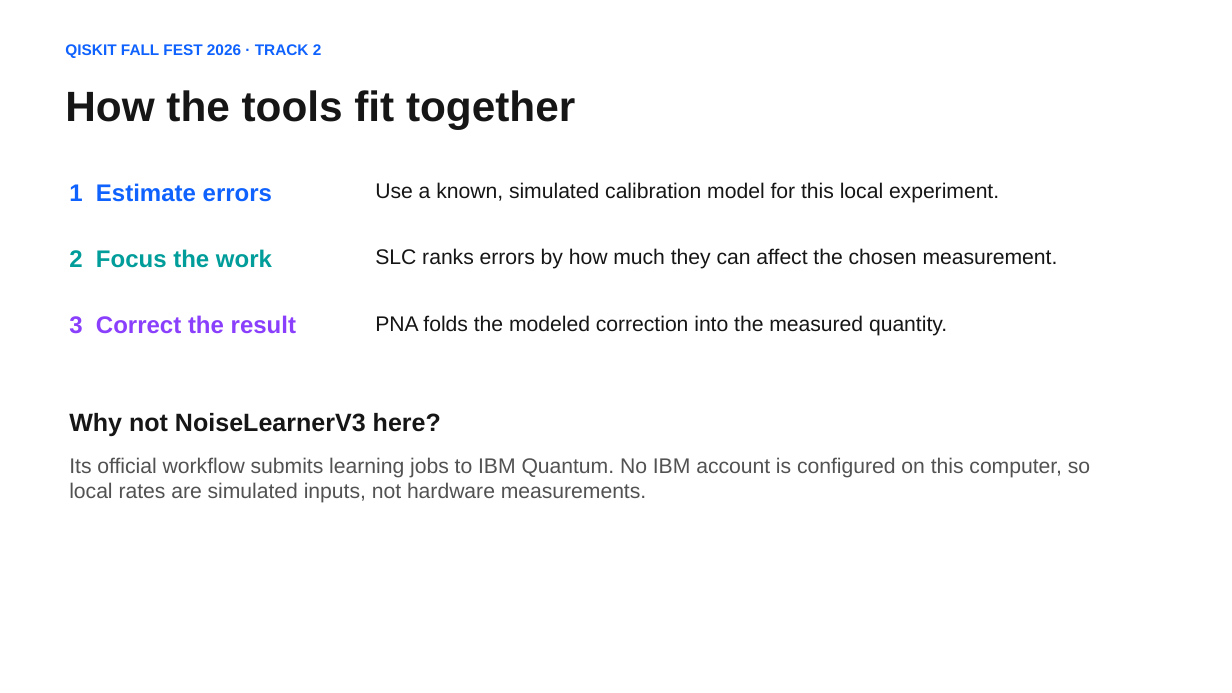
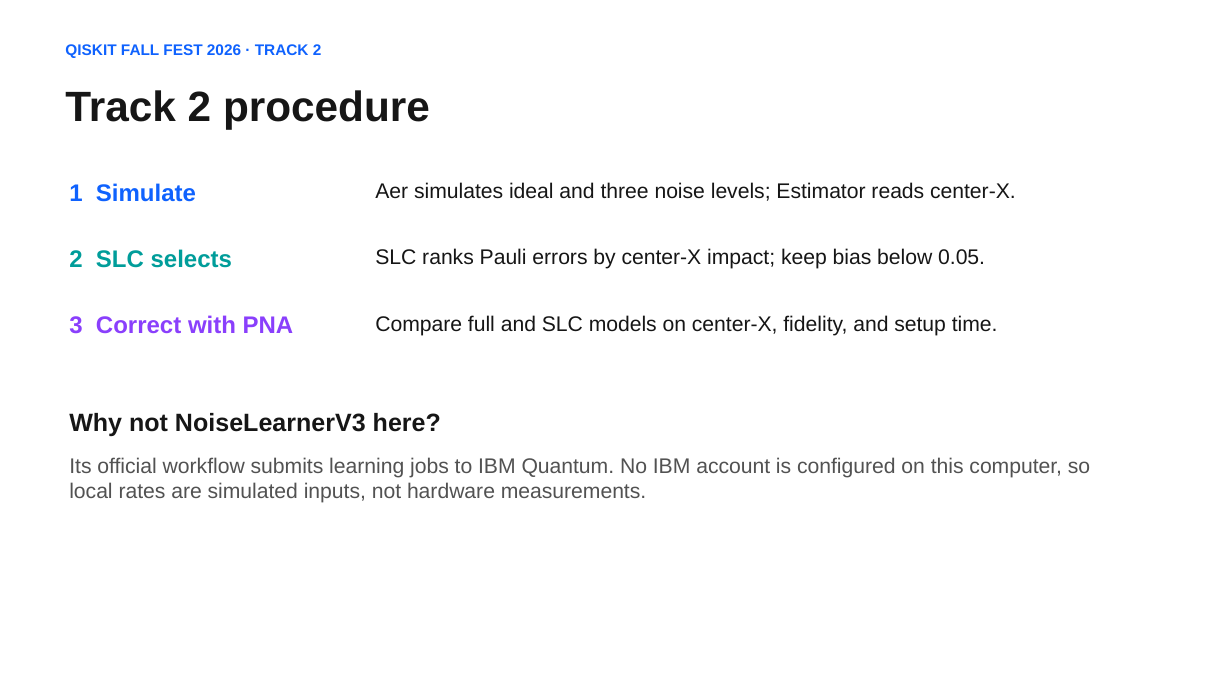
Before and after one commit to animeshmisra2008/IBM-Quiskit-Hackathon-Submission-2026, a slide deck: slide 17 of presentation/Tracks 1 and 2 combined.pptx (slide 4 before the commit). Drawn at 1232x693 pixels with LibreOffice and Linux fonts; fonts in the diff are those of the drawing. Boxes give left, top, right and bottom in pixels: in the first picture for what was removed or moved away, otherwise in the second. Text is boxed around its words. In the diff, an @@ line names an element or a change of style, - is before the commit and + after.

Commit message:
updated presentation

```diff
--- a/presentation/Tracks 1 and 2 combined.pptx
+++ b/presentation/Tracks 1 and 2 combined.pptx
@@ text at [65, 90, 430, 129]: text changed @@
-How the tools fit together
+Track 2 procedure
@@ text at [69, 183, 196, 202]: text changed @@
-1 Estimate errors
+1 Simulate
@@ text at [375, 182, 1016, 201]: text changed @@
-Use a known, simulated calibration model for this local experiment.
+Aer simulates ideal and three noise levels; Estimator reads center-X.
@@ text at [69, 249, 232, 268]: text changed @@
-2 Focus the work
+2 SLC selects
@@ text at [375, 248, 985, 269]: text changed @@
-SLC ranks errors by how much they can affect the chosen measurement.
+SLC ranks Pauli errors by center-X impact; keep bias below 0.05.
@@ text at [69, 315, 294, 334]: text changed @@
-3 Correct the result
+3 Correct with PNA
@@ text at [375, 315, 998, 336]: text changed @@
-PNA folds the modeled correction into the measured quantity.
+Compare full and SLC models on center-X, fidelity, and setup time.
```
Also in this commit, not shown: 32 other files.
